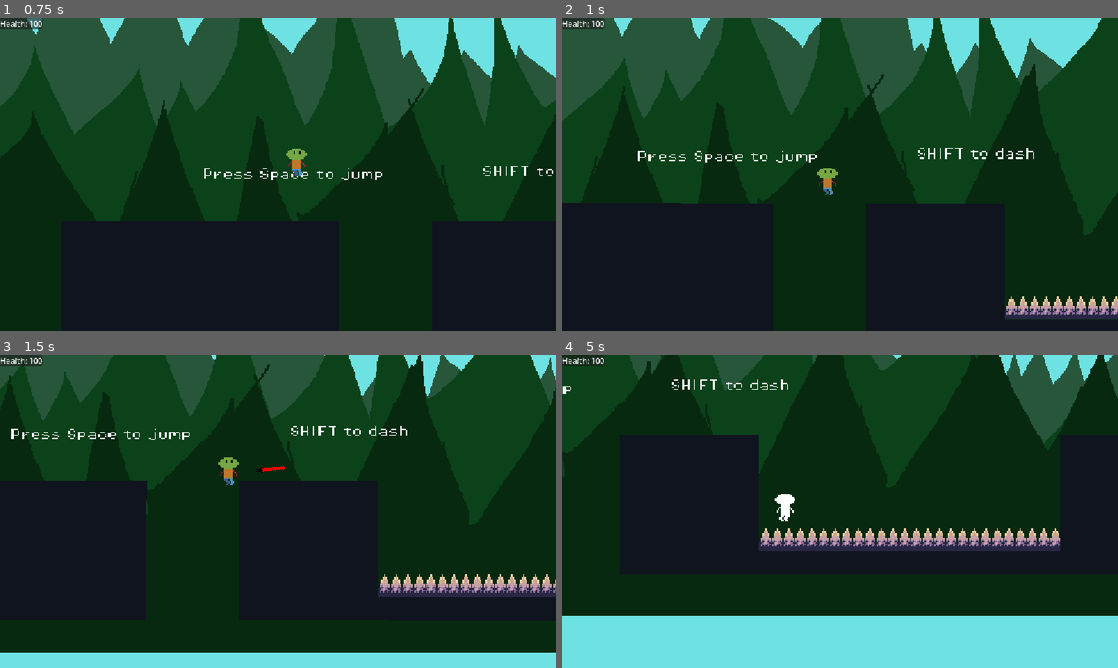
Above: before the commit, frames 1-4 (two rows, left to right).
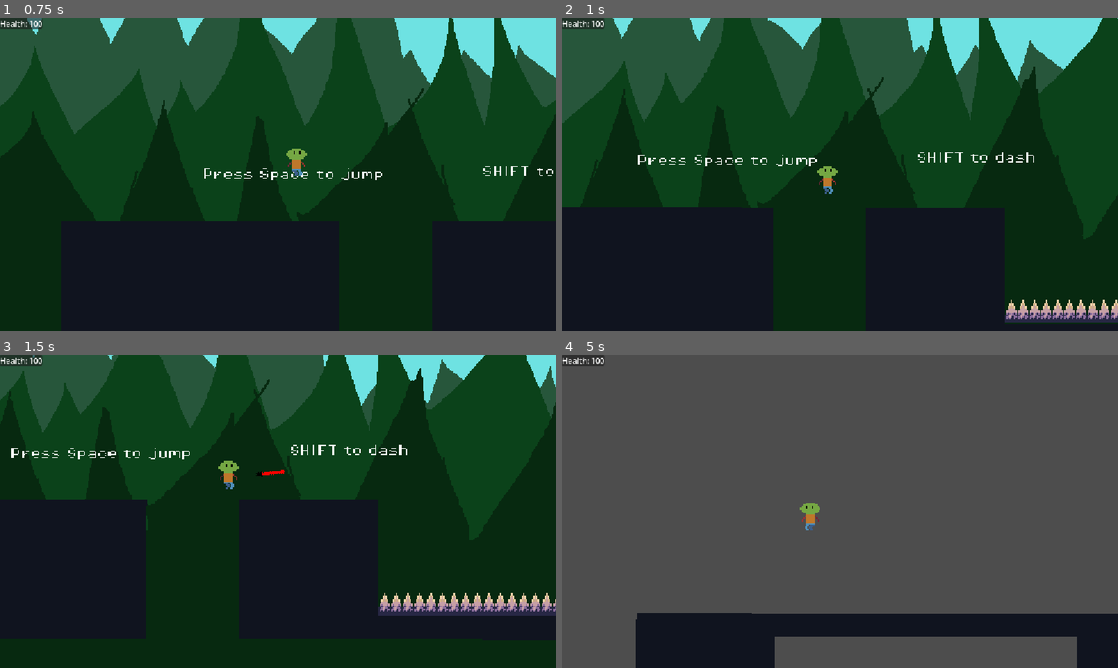
Above: after the commit, the same moments.

Repository: Sanved001/scribe-2d
Game: Godot game, scene res://scenes/boot.tscn
The game is run twice, just before and just after one commit, with the same random seed, the same clock (stepped at 60 frames per second) and the same inputs.
Inputs (mouse positions are in pixels of both pictures, inside the frame that each line leads up to):
- Up to frame 1 (0.75 s): tap Space (jump) at 0.5 s; move the mouse to (400, 158) at 0.52 s; hold D (right) from 0.53 s (still down); tap Shift (dash) at 0.6 s
- Up to frame 2 (1 s): keep holding D (right); tap Space (jump) at 0.77 s
- Up to frame 3 (1.5 s): keep holding D (right); tap Space (jump) at 1.25 s; move the mouse to (166, 527) at 1.27 s; click (166, 527) at 1.35 s
- Up to frame 4 (5 s): tap Space (jump) at 1.52, 2, 2.75, 3.02, 3.5, 3.77, 4.25, 4.52 s; tap Shift (dash) at 1.55, 2.1, 3.05, 3.8, 4.35 s; move the mouse to (895, 442) at 2.02 s; release D (right) at 2.03 s; hold A (left) 2.03-2.78 s; move the mouse to (812, 574) at 2.77 s; hold D (right) 2.78-4.28 s; tap E (interact) at 2.85 s; move the mouse to (1006, 558) at 3.52 s; tap F (shift_plane) at 3.6 s; move the mouse to (673, 464) at 4.27 s; hold A (left) from 4.28 s (still down)

Frame 1 is identical in both runs. In frame 2, 3.6% of the frame differs, in the area x 0-100%, y 0-98%; in frame 3, 17%; in frame 4, 99%, in the area x 0-100%, y 0-100%.

Commit message:
modified fall velocity or downwards gravity

Diff:
--- a/scripts/player.gd
+++ b/scripts/player.gd
@@ -147,7 +147,7 @@
 			velocity.y = min(velocity.y , 150)
 
 		elif velocity.y > 0:
-			velocity.y += get_gravity().y * 1.5 * delta
+			velocity.y += get_gravity().y * 1.25 * delta
 	# Handle jump.
 	if not input_is_busy:
 		if Input.is_action_just_pressed("jump") and is_on_floor():
Not shown, changed: Scribe-2d-updates.txt
